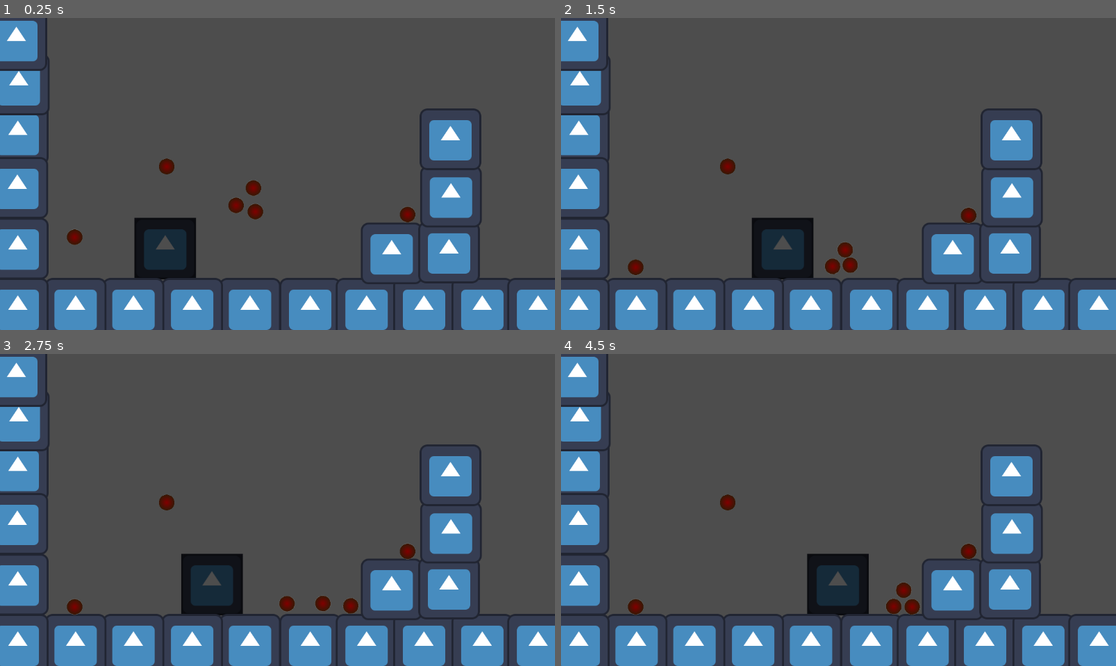
Above: before the commit, frames 1-4 (two rows, left to right).
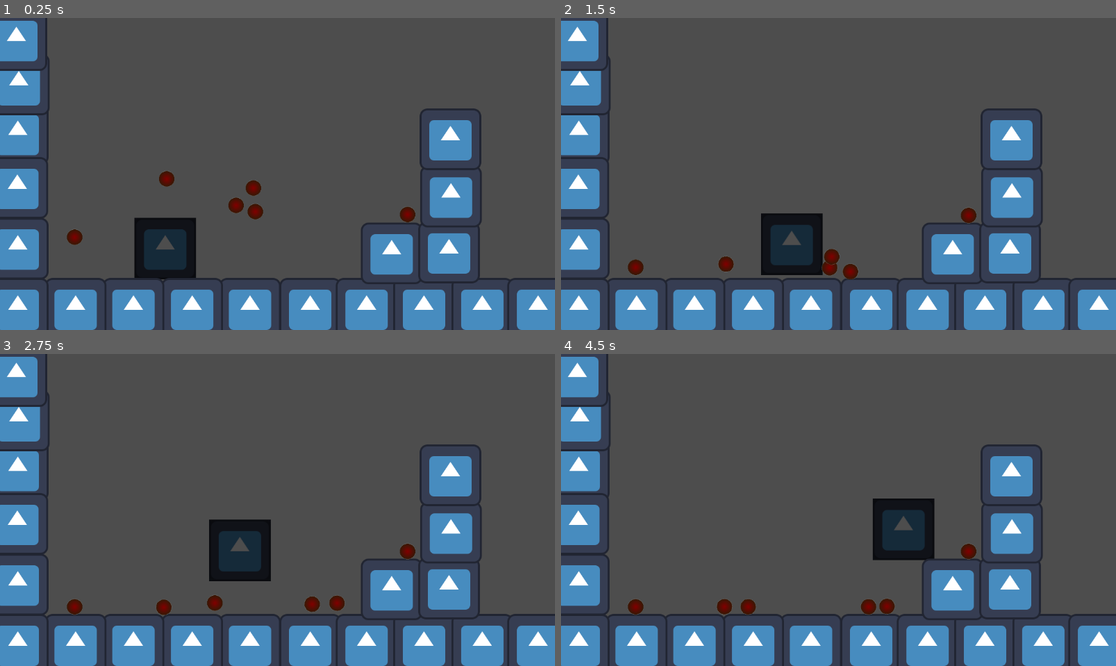
Above: after the commit, the same moments.

Repository: DataBASED-Enjoyers/platformer-gang
Game: Godot game, scene res://scenes/main.tscn
The game is run twice, just before and just after one commit, with the same random seed, the same clock (stepped at 60 frames per second) and the same inputs. The engine's default icon, where the game draws it, is replaced by a stand-in: a white triangle on a blue panel in a dark square.
Inputs:
- Up to frame 1 (0.25 s): no input
- Up to frame 2 (1.5 s): hold Space (jump) 0.53-1.28 s; hold D (move_right) from 0.53 s (still down); tap J (attack) at 1.35 s
- Up to frame 3 (2.75 s): tap Space (jump) at 1.52, 1.55, 1.82 s; release D (move_right) at 2.03 s; hold A (move_left) from 2.03 s (still down); hold Space (jump) from 2.03 s (still down)
- Up to frame 4 (4.5 s): release A (move_left) at 2.78 s; release Space (jump) at 2.78 s; hold D (move_right) 2.78-4.28 s; tap J (attack) at 2.85, 4.35 s; tap Space (jump) at 3.02, 3.05, 3.32 s; hold Space (jump) 3.53-4.28 s; hold A (move_left) from 4.28 s (still down)

The runs differ from the first frame. In frame 1, 0.2% of the frame differs, in the area x 28-32%, y 44-55%; in frame 2, 2.2%; in frame 3, 4.2%; in frame 4, 5.0%, in the area x 28-68%, y 44-84%.

Commit message:
Fixed not jumping

Diff:
--- a/scenes/main.tscn
+++ b/scenes/main.tscn
@@ -8,7 +8,6 @@
 
 [node name="Player" parent="." instance=ExtResource("2_783kf")]
 position = Vector2(343, 427)
-jump_velocity = 1200.0
 
 [node name="Walls" type="Node2D" parent="."]
 
@@ -82,7 +81,6 @@
 
 [node name="Ball4" parent="Balls" instance=ExtResource("3_gqra2")]
 position = Vector2(346, 308)
-freeze = true
 
 [node name="Ball5" parent="Balls" instance=ExtResource("3_gqra2")]
 position = Vector2(846, 389)
